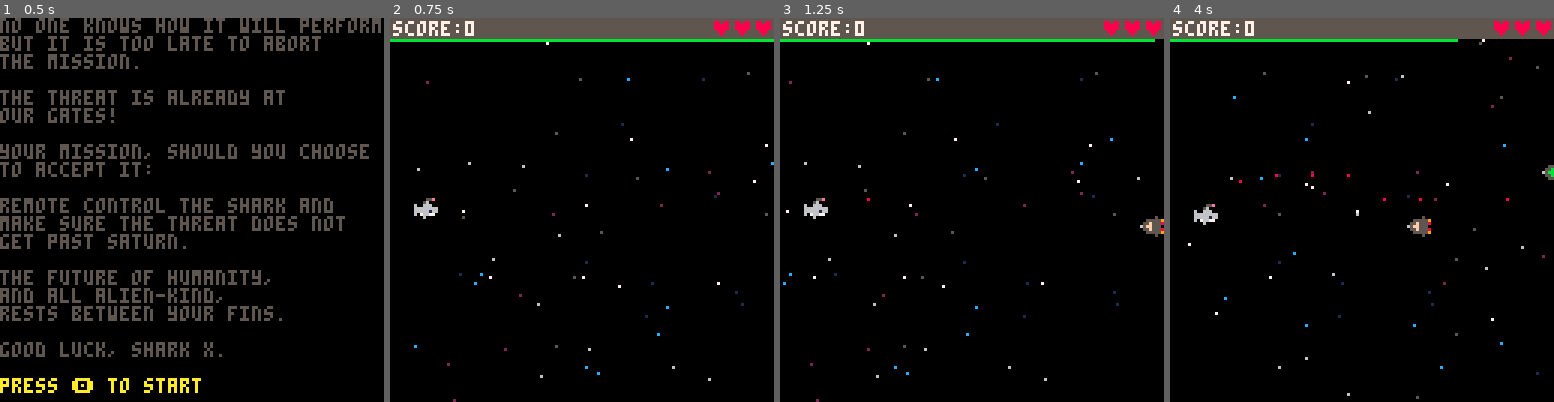
Above: before the commit, frames 1-4 (left to right).
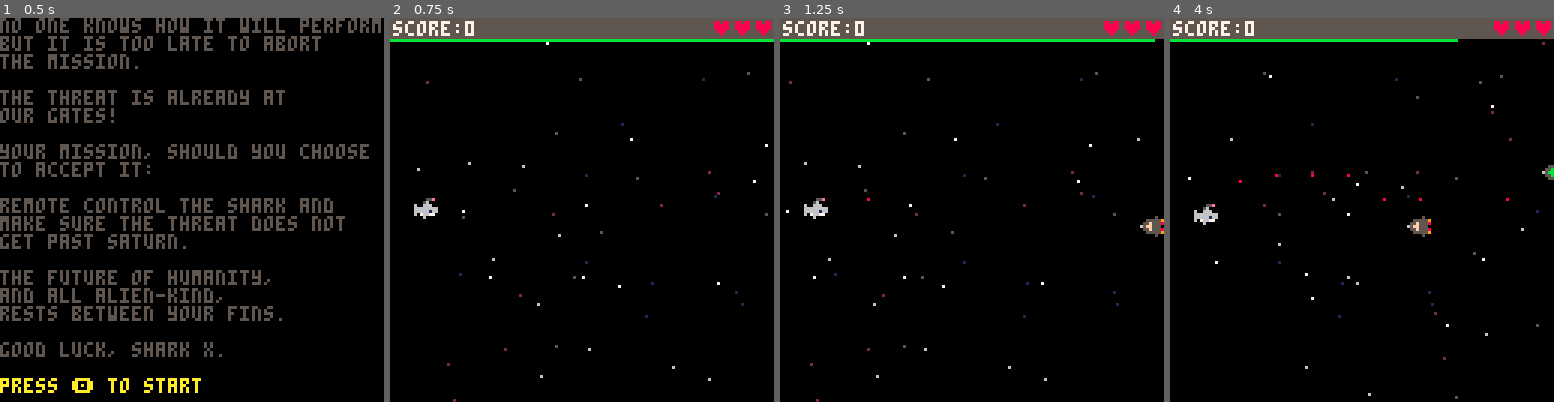
Above: after the commit, the same moments.

Repository: a2/shark-wars
Game: PICO-8 cartridge shark.p8
The game is run twice, just before and just after one commit, with the same random seed, the same clock (stepped at 60 frames per second) and the same inputs.
Inputs:
- Up to frame 1 (0.5 s): tap X (X key) at 0.33 s
- Up to frame 2 (0.75 s): tap O (Z key) at 0.7 s
- Up to frame 3 (1.25 s): tap X (X key) at 1.07 s
- Up to frame 4 (4 s): tap O (Z key) every 0.4 s from 1.7 to 3.7 s; tap X (X key) at 1.85, 2.97 s; hold Up 2.15-2.42 s; hold Down 3.63-3.97 s

Frame 1 is identical in both runs. In frame 2, less than 0.1% of the frame differs, in the area x 6-100%, y 15-93%; in frame 3, less than 0.1%; in frame 4, 0.5%, in the area x 4-98%, y 5-100%.

Commit message:
Remove 12 (blue) from possible star colors

Diff:
--- a/shark.p8
+++ b/shark.p8
@@ -329,7 +329,7 @@
 end
 
 function make_starfield()
-  local colors={1,2,5,6,7,12}
+  local colors={1,2,5,6,7}
   local warp_factor=3
 
   local i,j
